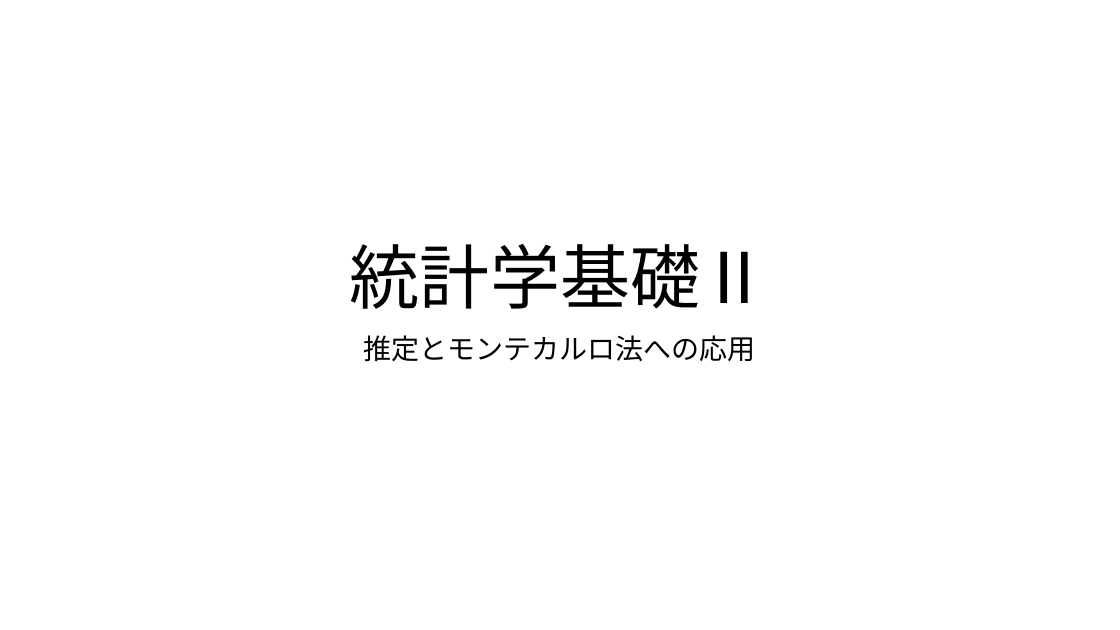
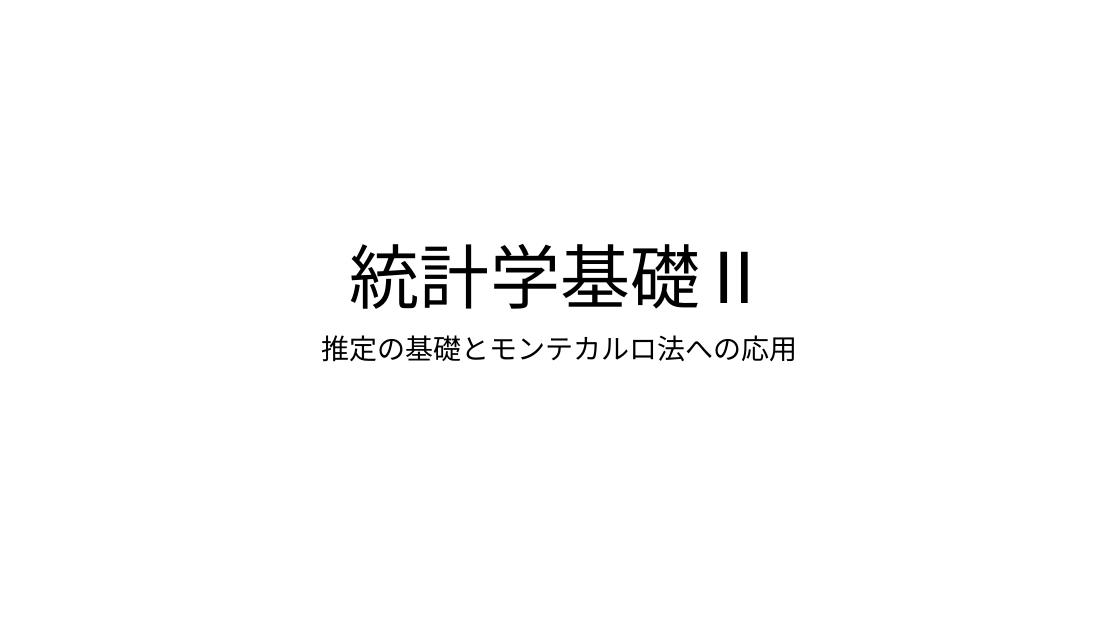
Before and after one commit to morimoto0606/Statistics, a slide deck: slide 1 of statistics2.pptx. Drawn at 1120x630 pixels with LibreOffice and Linux fonts; fonts in the diff are those of the drawing. Boxes give left, top, right and bottom in pixels: in the first picture for what was removed or moved away, otherwise in the second. Text is boxed around its words. In the diff, an @@ line names an element or a change of style, - is before the commit and + after.

Commit message:
update ppt

```diff
--- a/statistics2.pptx
+++ b/statistics2.pptx
@@ subtitle at bbox=[322, 335, 798, 362]: text changed @@
-推定とモンテカルロ法への応用
+推定の基礎とモンテカルロ法への応用
```
Also in this commit, not shown: 1 other slide changed, 4 slides added, 5 slides removed.
